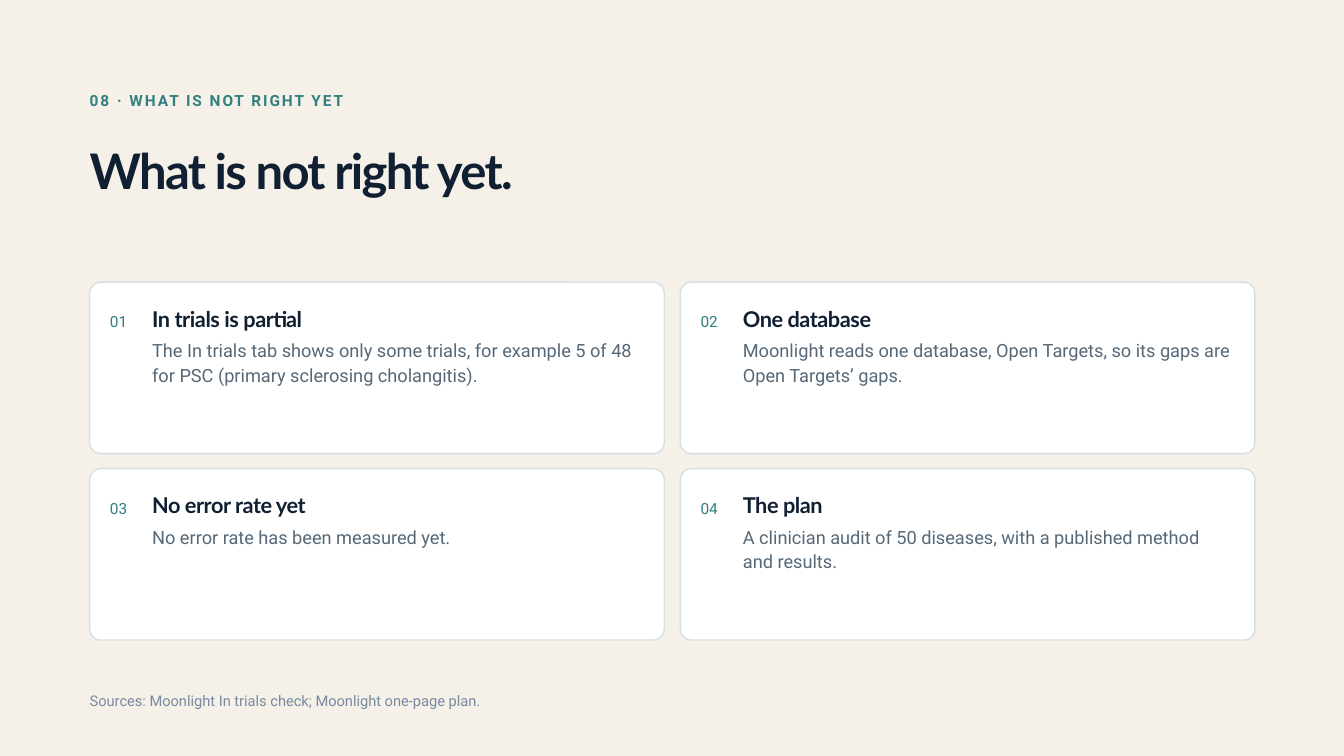
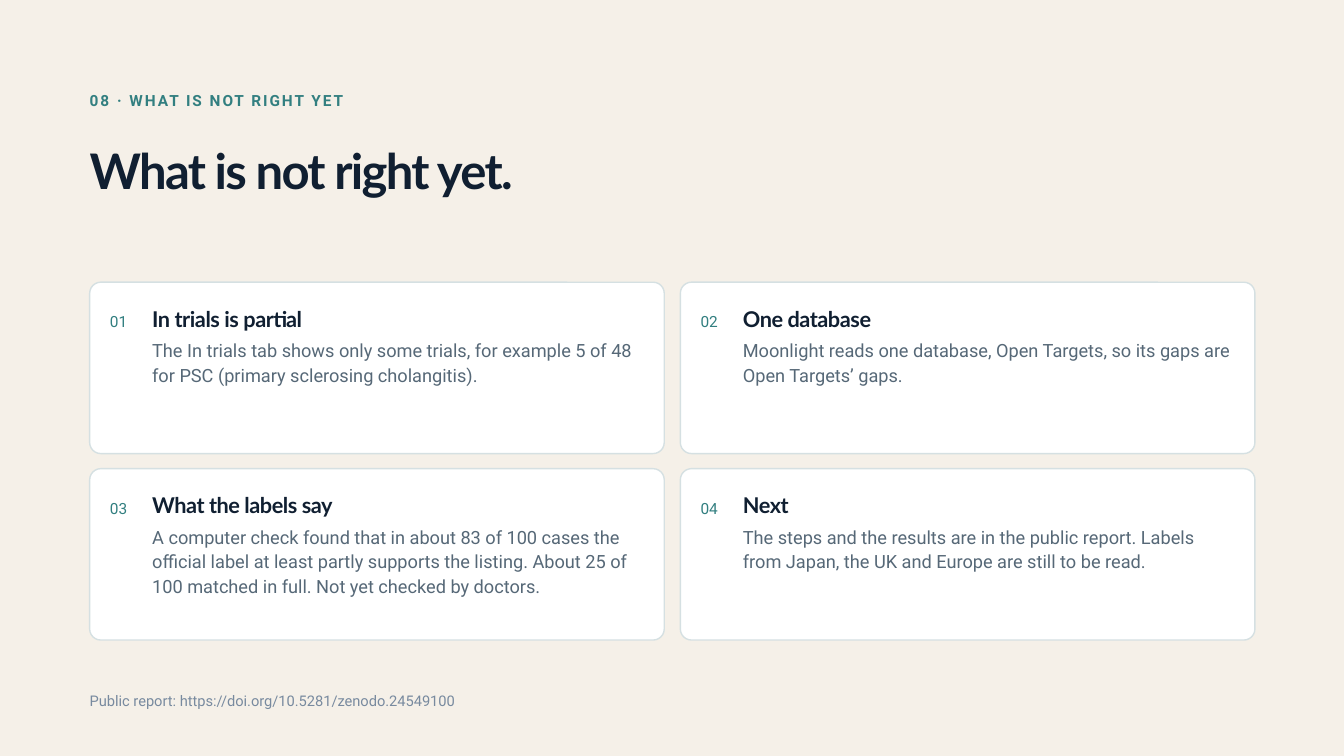
Before and after one commit to Moonlight-Clues/moonlight, a slide deck: slide 9 of docs/pitch/moonlight-deck-funders-19nov.pptx. Drawn at 1344x756 pixels with LibreOffice and Linux fonts; fonts in the diff are those of the drawing. Boxes give left, top, right and bottom in pixels: in the first picture for what was removed or moved away, otherwise in the second. Text is boxed around its words. In the diff, an @@ line names an element or a change of style, - is before the commit and + after.

```diff
--- a/docs/pitch/moonlight-deck-funders-19nov.pptx
+++ b/docs/pitch/moonlight-deck-funders-19nov.pptx
@@ text at bbox=[152, 497, 627, 597]: text changed @@
-No error rate yet
-No error rate has been measured yet.
+What the labels say
+A computer check found that in about 83 of 100 cases the official label at least partly supports the listing. About 25 of 100 matched in full. Not yet checked by doctors.
@@ text at bbox=[743, 497, 1194, 572]: text changed @@
-The plan
-A clinician audit of 50 diseases, with a published method and results.
+Next
+The steps and the results are in the public report. Labels from Japan, the UK and Europe are still to be read.
@@ text at bbox=[90, 695, 455, 709]: text changed @@
-Sources: Moonlight In trials check; Moonlight one-page plan.
+Public report: https://doi.org/10.5281/zenodo.24549100
```
Also in this commit, not shown: 6 other slides changed, 1 slide added, 4 other files.
